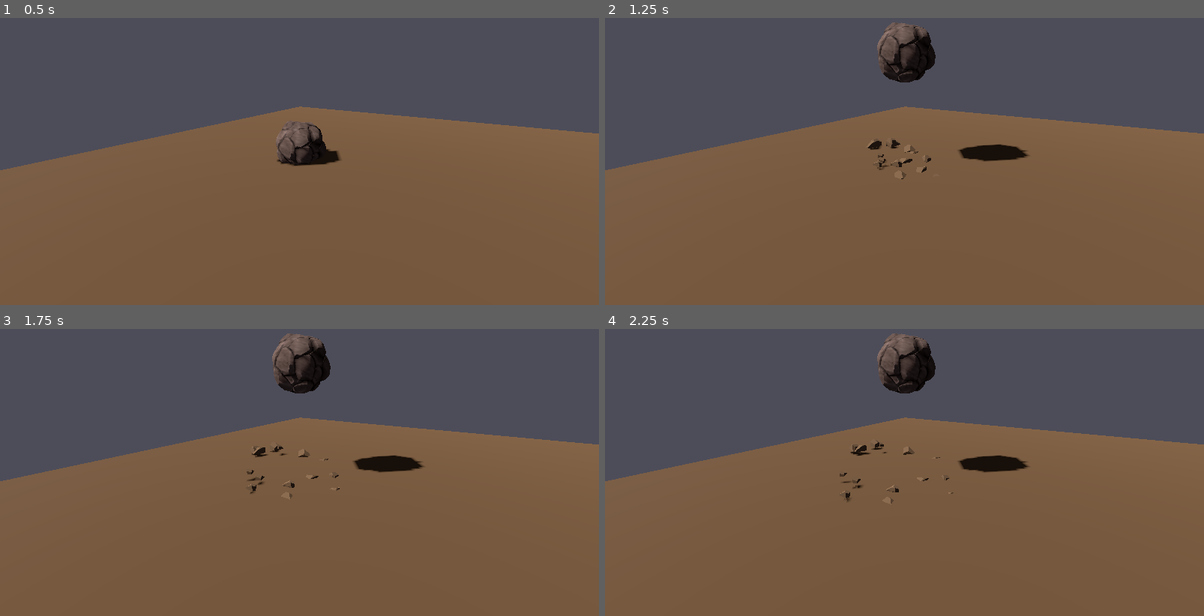
Above: before the commit, frames 1-4 (two rows, left to right).
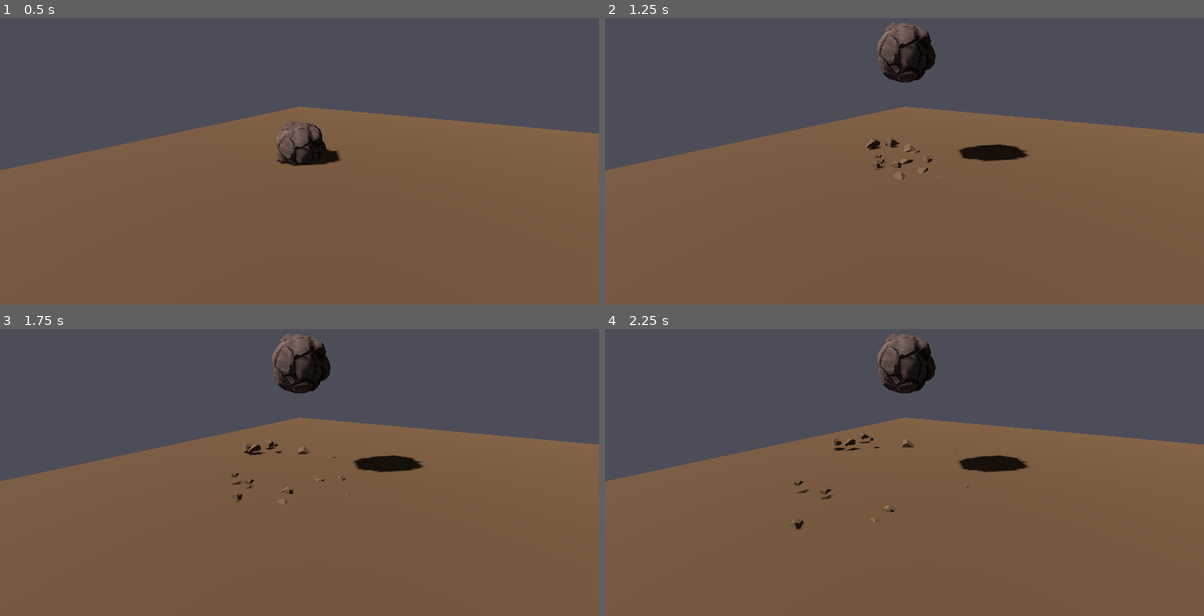
Above: after the commit, the same moments.

Repository: luketchang/elemental
Game: Godot game, scene res://scenes/stone_levitate_vfx.tscn
The game is run twice, just before and just after one commit, with the same random seed, the same clock (stepped at 60 frames per second) and the same inputs. The project has no main scene, so this scene is started directly.
Inputs (mouse positions are in pixels of both pictures, inside the frame that each line leads up to):
- Up to frame 1 (0.5 s): no input
- Up to frame 2 (1.25 s): tap Enter at 0.5 s; move the mouse to (1036, 121) at 0.52 s; click (1036, 121) at 0.67 s
- Up to frame 3 (1.75 s): move the mouse to (179, 463) at 1.27 s; click (179, 463) at 1.42 s
- Up to frame 4 (2.25 s): move the mouse to (964, 374) at 2.02 s; click (964, 374) at 2.17 s

Frame 1 is identical in both runs. In frame 2, 0.2% of the frame differs, in the area x 43-55%, y 41-57%; in frame 3, 0.4%; in frame 4, 0.5%, in the area x 30-61%, y 36-70%.

Commit message:
debris lifetime good

Diff:
--- a/scenes/stone_levitate_vfx.tscn
+++ b/scenes/stone_levitate_vfx.tscn
@@ -76,7 +76,7 @@
 curve = SubResource("Curve_1fdpy")
 
 [sub_resource type="Curve" id="Curve_g05lw"]
-_data = [Vector2(0.012474, 0.98856), 0.0, 0.0, 0, 0, Vector2(0.754678, 0.98856), 0.0, 0.0, 0, 0, Vector2(1, 0.0047518), 0.0, 0.0, 0, 0]
+_data = [Vector2(0, 1), 0.0, 0.0, 0, 0, Vector2(0.9, 1), 0.0, 0.0, 0, 0, Vector2(1, 0), 0.0, 0.0, 0, 0]
 point_count = 3
 
 [sub_resource type="CurveTexture" id="CurveTexture_6mnvb"]
@@ -245,7 +245,7 @@
 [node name="StoneLevitateVFX" type="Node3D"]
 script = ExtResource("1_hof0n")
 metadata/generator_version = "v6.0"
-metadata/generated_at = "2025-12-20T21:35:31"
+metadata/generated_at = "2025-12-20T21:40:55"
 metadata/physics_enabled = "true"
 metadata/stone_type = "RigidBody3D"
 metadata/debris_velocity = "5-7"
@@ -298,7 +298,7 @@
 material_override = SubResource("StandardMaterial3D_0x1hi")
 emitting = false
 amount = 15
-lifetime = 2.0
+lifetime = 6.0
 one_shot = true
 explosiveness = 1.0
 fixed_fps = 60
--- a/tools/generate_stone_vfx.gd
+++ b/tools/generate_stone_vfx.gd
@@ -365,7 +365,7 @@
 	debris.emitting = false
 	debris.one_shot = true  # Quick burst, not continuous
 	debris.amount = 15  # Small amount for subtle effect
-	debris.lifetime = 2.0  # Short - quick spew then settle
+	debris.lifetime = 6.0  # Long enough to stay until stone disappears at 5.5s
 	debris.fixed_fps = 60
 	debris.explosiveness = 1.0  # All at once
 	debris.visibility_aabb = AABB(Vector3(-5, -2, -5), Vector3(10, 5, 10))  # Reasonable bounds
@@ -395,11 +395,11 @@
 	process_mat.scale_min = 0.3  # Match earth-bending
 	process_mat.scale_max = 1.0  # Match earth-bending
 
-	# Scale curve - Match earth-bending
+	# Scale curve - Stay full size until near end
 	var scale_curve = Curve.new()
-	scale_curve.add_point(Vector2(0.012474, 0.98856))
-	scale_curve.add_point(Vector2(0.754678, 0.98856))
-	scale_curve.add_point(Vector2(1.0, 0.0047518))
+	scale_curve.add_point(Vector2(0.0, 1.0))       # Start full size
+	scale_curve.add_point(Vector2(0.9, 1.0))       # Stay full size until 90%
+	scale_curve.add_point(Vector2(1.0, 0.0))       # Shrink at very end
 	var scale_curve_tex = CurveTexture.new()
 	scale_curve_tex.curve = scale_curve
 	process_mat.scale_curve = scale_curve_tex
Not shown: 1 places in scenes/stone_levitate_vfx.tscn that only renumber resources
